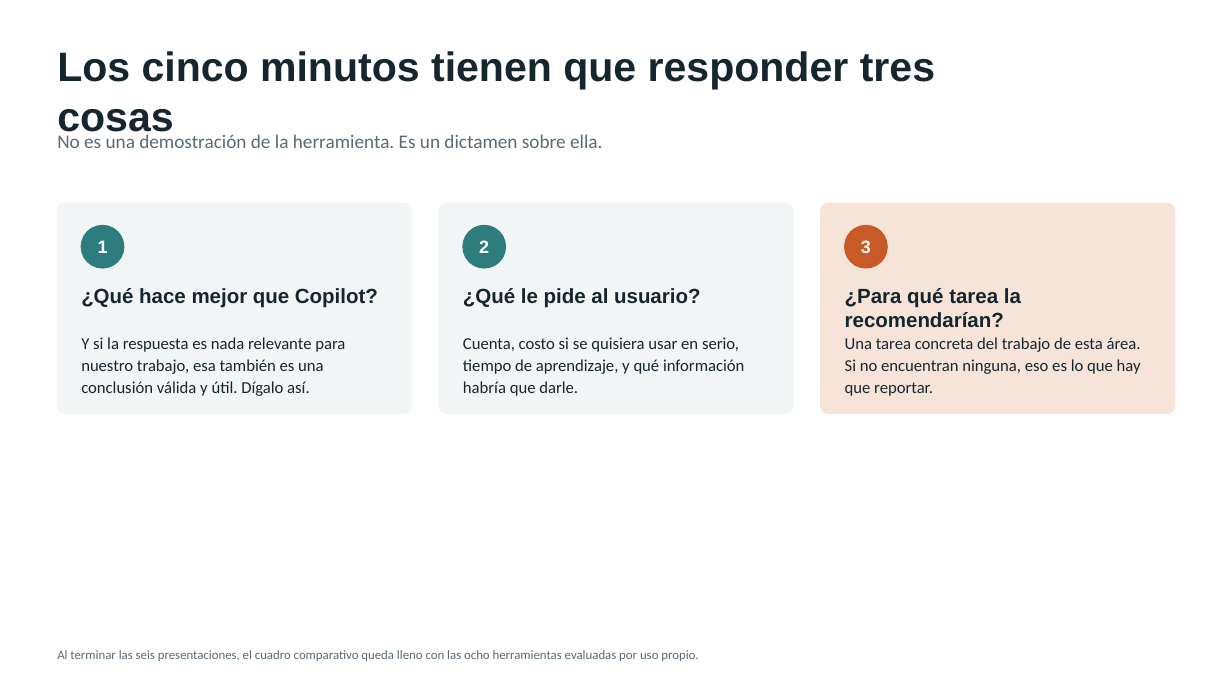
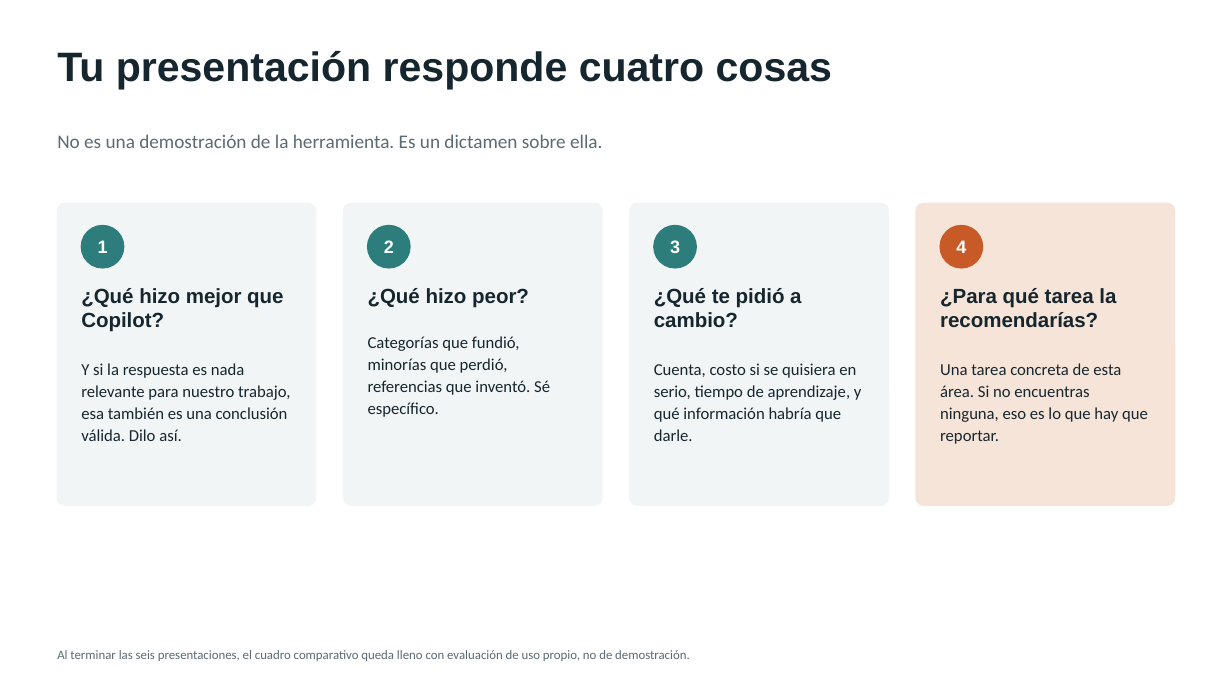
Before and after one commit to marvtrejo/curso-inegi-gen-ai, a slide deck: slide 12 of sesion-05/Sesion_05_Ecosistema_Herramientas.pptx (slide 10 before the commit). Drawn at 1232x693 pixels with LibreOffice and Linux fonts; fonts in the diff are those of the drawing. Boxes give left, top, right and bottom in pixels: in the first picture for what was removed or moved away, otherwise in the second. Text is boxed around its words. In the diff, an @@ line names an element or a change of style, - is before the commit and + after.

```diff
--- a/sesion-05/Sesion_05_Ecosistema_Herramientas.pptx
+++ b/sesion-05/Sesion_05_Ecosistema_Herramientas.pptx
@@ text at [57, 51, 832, 90]: text changed @@
-Los cinco minutos tienen que responder tres cosas
+Tu presentación responde cuatro cosas
@@ rounded rectangle: place and size @@
-rounded rectangle at [57, 203, 411, 413]
+rounded rectangle at [57, 203, 316, 506]
@@ rounded rectangle at [57, 203, 316, 506]: proportions changed @@
@@ rounded rectangle at [344, 203, 603, 506]: proportions changed @@
@@ rounded rectangle: place and size @@
-rounded rectangle at [439, 203, 793, 413]
+rounded rectangle at [344, 203, 603, 506]
@@ rounded rectangle: place and size @@
-rounded rectangle at [821, 203, 1175, 413]
+rounded rectangle at [630, 203, 889, 506]
@@ rounded rectangle at [630, 203, 889, 506]: fill #F7E4D8 to #F2F5F6; outline #F7E4D8 1 pt to #F2F5F6 1 pt; proportions changed @@
@@ rounded rectangle added at [916, 203, 1175, 506], fill #F7E4D8, outline #F7E4D8 1 pt @@
@@ text "2": place and size @@
-text "2" at [479, 240, 489, 253]
+text "2" at [384, 240, 394, 253]
@@ ellipse: place and size @@
-ellipse at [463, 226, 506, 268]
+ellipse at [368, 226, 410, 268]
@@ text "3": place and size @@
-text "3" at [861, 240, 871, 253]
+text "3" at [670, 240, 680, 253]
@@ ellipse: place and size @@
-ellipse at [845, 226, 887, 268]
+ellipse at [654, 226, 697, 268]
@@ ellipse at [654, 226, 697, 268]: fill #C85A28 to #2E7D7D; outline #C85A28 1 pt to #2E7D7D 1 pt @@
@@ ellipse added at [940, 226, 982, 268], fill #C85A28, outline #C85A28 1 pt @@
@@ text added at [956, 240, 966, 253], 14 pt, text #FFFFFF, bold @@
+4
@@ text at [81, 288, 283, 332]: text changed @@
-¿Qué hace mejor que Copilot?
+¿Qué hizo mejor que Copilot?
@@ text at [368, 288, 529, 308]: text changed @@
-¿Qué le pide al usuario?
+¿Qué hizo peor?
@@ text added at [654, 288, 801, 327], 16 pt, text #16262E, bold @@
+¿Qué te pidió a cambio?
@@ text at [940, 288, 1116, 328]: text changed @@
-¿Para qué tarea la recomendarían?
+¿Para qué tarea la recomendarías?
@@ text added at [368, 336, 550, 417], 13 pt, text #16262E @@
+Categorías que fundió, minorías que perdió, referencias que inventó. Sé específico.
@@ text at [81, 363, 290, 441]: text changed @@
-Y si la respuesta es nada relevante para nuestro trabajo, esa también es una conclusión válida y útil. Dígalo así.
+Y si la respuesta es nada relevante para nuestro trabajo, esa también es una conclusión válida. Dilo así.
@@ text at [654, 363, 862, 441]: text changed @@
-Cuenta, costo si se quisiera usar en serio, tiempo de aprendizaje, y qué información habría que darle.
+Cuenta, costo si se quisiera en serio, tiempo de aprendizaje, y qué información habría que darle.
@@ text at [940, 363, 1148, 444]: text changed @@
-Una tarea concreta del trabajo de esta área. Si no encuentran ninguna, eso es lo que hay que reportar.
+Una tarea concreta de esta área. Si no encuentras ninguna, eso es lo que hay que reportar.
@@ text at [57, 650, 690, 661]: text changed @@
-Al terminar las seis presentaciones, el cuadro comparativo queda lleno con las ocho herramientas evaluadas por uso propio.
+Al terminar las seis presentaciones, el cuadro comparativo queda lleno con evaluación de uso propio, no de demostración.
```
Also in this commit, not shown: 11 other slides changed, 5 slides added, 2 slides removed, 14 other files.
